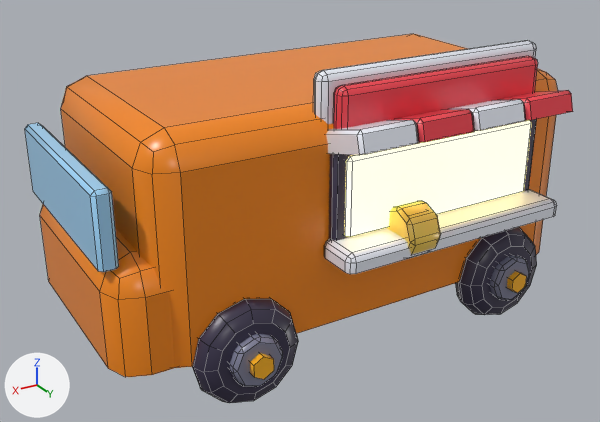
What one commit did to the FBX model world_overhaul/export/vehicles/Food Truck.fbx.
Rendered twice from a 50 mm lens placed at (7.55, 12.09, 7.97), pointed at (0.47, 0.28, 2.06). The axes (+X, +Y, +Z) are drawn at lower left. The lights are the same throughout. The picture after the commit comes second. Mesh edges are drawn as thin lines.

Names of what the first picture shows: 'Maker_FoodTruck', 'Maker_FoodTruck_Glow_GLOW_WARM'.
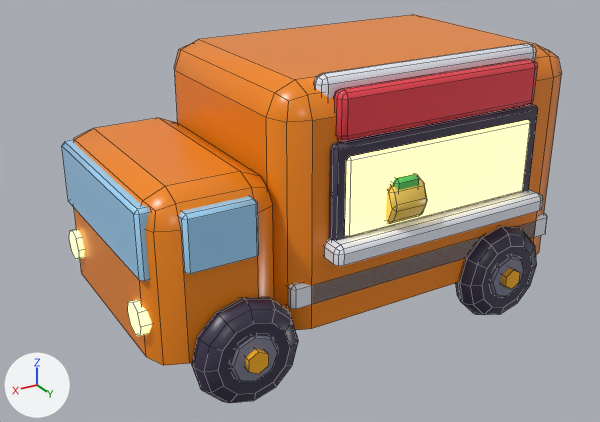
Boxes (x1, y1, x2, y2) around the edits, measured in the pictures (600 x 422 px; the box of a moved part takes in the faces that stretch with it):
'Maker_FoodTruck', reshaped (9% narrower): before (25, 34, 573, 403); after (62, 14, 562, 403)
'Maker_FoodTruck_Glow_GLOW_WARM', surface changed, reshaped (147% wider, 84% taller): before (345, 120, 531, 237); after (69, 120, 530, 336)
part 1 of me_maker_foodtruck_glow_glow_warm, moved or reshaped: before (345, 120, 531, 237); after (345, 120, 530, 236)
part 2 of me_maker_foodtruck_glow_glow_warm, added: after (69, 230, 152, 336)
part 3 of me_maker_foodtruck, moved or reshaped: before (25, 123, 119, 272); after (62, 140, 150, 281)
part 4 of me_maker_foodtruck, moved or reshaped: before (386, 201, 441, 255); after (386, 178, 427, 224)
part 5 of me_maker_foodtruck, moved or reshaped: before (333, 56, 538, 129); after (334, 59, 537, 141)
part 6 of me_maker_foodtruck, moved or reshaped: before (313, 40, 536, 124); after (314, 43, 536, 98)
part 7 of me_maker_foodtruck, moved or reshaped: before (490, 255, 530, 301); after (491, 257, 524, 297)
part 8 of me_maker_foodtruck, moved or reshaped: before (507, 271, 527, 293); after (501, 268, 520, 289)
part 9 of me_maker_foodtruck, moved or reshaped: before (230, 334, 283, 387); after (231, 336, 278, 382)
part 10 of me_maker_foodtruck, moved or reshaped: before (250, 353, 274, 379); after (246, 349, 269, 374)
part 11 of me_maker_foodtruck, rebuilt: before (40, 204, 175, 377); after (73, 118, 274, 365)
part 12 of me_maker_foodtruck, rebuilt (9% shorter): before (324, 189, 557, 274); after (324, 189, 543, 266)
part 13 of me_maker_foodtruck, added: after (392, 174, 419, 190)
part 14 of me_maker_foodtruck, added: after (178, 196, 259, 274)
part 15 of me_maker_foodtruck, added: after (288, 213, 547, 309)
part 16 of me_maker_foodtruck, deleted: before (500, 90, 573, 121)
part 17 of me_maker_foodtruck, deleted: before (449, 99, 525, 131)
part 18 of me_maker_foodtruck, deleted: before (395, 109, 474, 143)
part 19 of me_maker_foodtruck, deleted: before (326, 120, 419, 155)
part 20 of me_maker_foodtruck, moved or reshaped: before (61, 34, 558, 368); after (174, 14, 562, 330)

The change, as a diff of the scene's bpy script:
```diff
--- a/world_overhaul/export/vehicles/Food Truck.fbx.py
+++ b/world_overhaul/export/vehicles/Food Truck.fbx.py
@@ mat_wo_glow_glow_warm @@
 mat_wo_glow_glow_warm.emission_color = (1.0, 0.839, 0.352)  # yellow #ffeca0
-mat_wo_glow_glow_warm.emission_strength = 2.0
+mat_wo_glow_glow_warm.emission_strength = 1.2
@@ me_maker_foodtruck @@
-me_maker_foodtruck.from_pydata(...)  # 1188 vertices, 1098 faces; spans x -4.0..4.63, y -2.79..3.08, z 0.0..5.05
+me_maker_foodtruck.from_pydata(...)  # 1192 vertices, 1106 faces; spans x -4.0..4.05, y -2.63..2.63, z 0.0..5.0
+# me_maker_foodtruck part 3: the loose piece of 20 vertices spanning x 4.33..4.63, y -1.8..1.8, z 2.6..3.8 is scaled about its middle by (1, 1, 0.914), then moved by (-0.58, 0.0, -0.35)
+# me_maker_foodtruck part 4: the loose piece of 48 vertices spanning x -0.5..0.1, y 2.17..3.03, z 2.02..2.88 is scaled about its middle by (1.19, 0.928, 0.928), then moved by (0.0, -0.4, 0.42)
+# me_maker_foodtruck part 5: the loose piece of 56 vertices spanning x -3.0..1.0, y 2.04..2.34, z 3.95..4.85 is scaled about its middle by (1, 1, 0.871)
+# me_maker_foodtruck part 6: the loose piece of 56 vertices spanning x -3.2..1.2, y 1.79..2.09, z 3.75..5.05 is scaled about its middle by (1, 1, 0.913)
+# me_maker_foodtruck part 7: the loose piece of 48 vertices spanning x -3.03..-2.17, y 2.37..2.67, z 0.47..1.33 is moved by (0.0, -0.14, 0.0)
+# me_maker_foodtruck part 8: the loose piece of 12 vertices spanning x -2.77..-2.43, y 2.49..2.79, z 0.7..1.1 is moved by (0.0, -0.16, 0.0)
+# me_maker_foodtruck part 9: the loose piece of 48 vertices spanning x 2.17..3.03, y 2.37..2.67, z 0.47..1.33 is moved by (0.0, -0.14, 0.0)
+# me_maker_foodtruck part 10: the loose piece of 12 vertices spanning x 2.43..2.77, y 2.49..2.79, z 0.7..1.1 is moved by (0.0, -0.16, 0.0)
+# me_maker_foodtruck part 11: the loose piece of 40 vertices spanning x 2.0..4.6, y -2.1..2.1, z 0.9..2.7 is rebuilt with 40 vertices and now spans x 1.8..4.0, y -2.1..2.1, z 0.9..3.6
+# me_maker_foodtruck part 12: the loose piece of 40 vertices spanning x -3.2..1.2, y 2.15..2.95, z 2.15..2.45 is rebuilt with 40 vertices and now spans x -3.2..1.2, y 2.13..2.63, z 2.15..2.45
+# me_maker_foodtruck part 13: a new loose piece of 24 vertices spanning x -0.45..0.05, y 1.9..2.5, z 3.0..3.3, in mat_wo_palette
+# me_maker_foodtruck part 14: a new loose piece of 20 vertices spanning x 2.3..3.5, y 1.9..2.2, z 2.45..3.35, in mat_wo_palette
+# me_maker_foodtruck part 15: a new loose piece of 20 vertices spanning x -3.85..1.75, y 1.9..2.2, z 1.35..1.75, in mat_wo_palette
+# me_maker_foodtruck part 16: the loose piece of 20 vertices spanning x -3.12..-2.07, y 2.04..3.08, z 3.83..4.41 is deleted
+# me_maker_foodtruck part 17: the loose piece of 20 vertices spanning x -2.05..-1.0, y 2.04..3.08, z 3.83..4.41 is deleted
+# me_maker_foodtruck part 18: the loose piece of 20 vertices spanning x -0.99..0.06, y 2.04..3.08, z 3.83..4.41 is deleted
+# me_maker_foodtruck part 19: the loose piece of 20 vertices spanning x 0.09..1.13, y 2.04..3.08, z 3.83..4.41 is deleted
+# me_maker_foodtruck part 20: 34 vertices moved from x -4.0..4.0, y -2.2..2.2, z 0.9..4.5 to x -4.0..1.9, y -2.2..2.2, z 0.9..4.9
+# other edits to the shape of me_maker_foodtruck do not show in these pictures
 me_maker_foodtruck.materials.append(mat_wo_palette)
@@ me_maker_foodtruck_glow_glow_warm @@
-me_maker_foodtruck_glow_glow_warm.from_pydata(...)  # 20 vertices, 18 faces; spans x -2.9..0.9, y 2.13..2.43, z 2.5..3.8
+me_maker_foodtruck_glow_glow_warm.from_pydata(...)  # 52 vertices, 38 faces; spans x -2.9..4.1, y -1.78..2.4, z 1.27..3.8
+# me_maker_foodtruck_glow_glow_warm part 1: the whole mesh is rebuilt
+# me_maker_foodtruck_glow_glow_warm part 2
+# 16 vertices are added at x 3.8, y -1.78..1.78, z 1.27..1.83
+# 16 new vertices lie (0.3, 0.0, 0.0) away from vertices in x 3.8, y -1.78..1.78, z 1.27..1.83
+# 20 new faces join them
 me_maker_foodtruck_glow_glow_warm.materials.append(mat_wo_glow_glow_warm)
```
